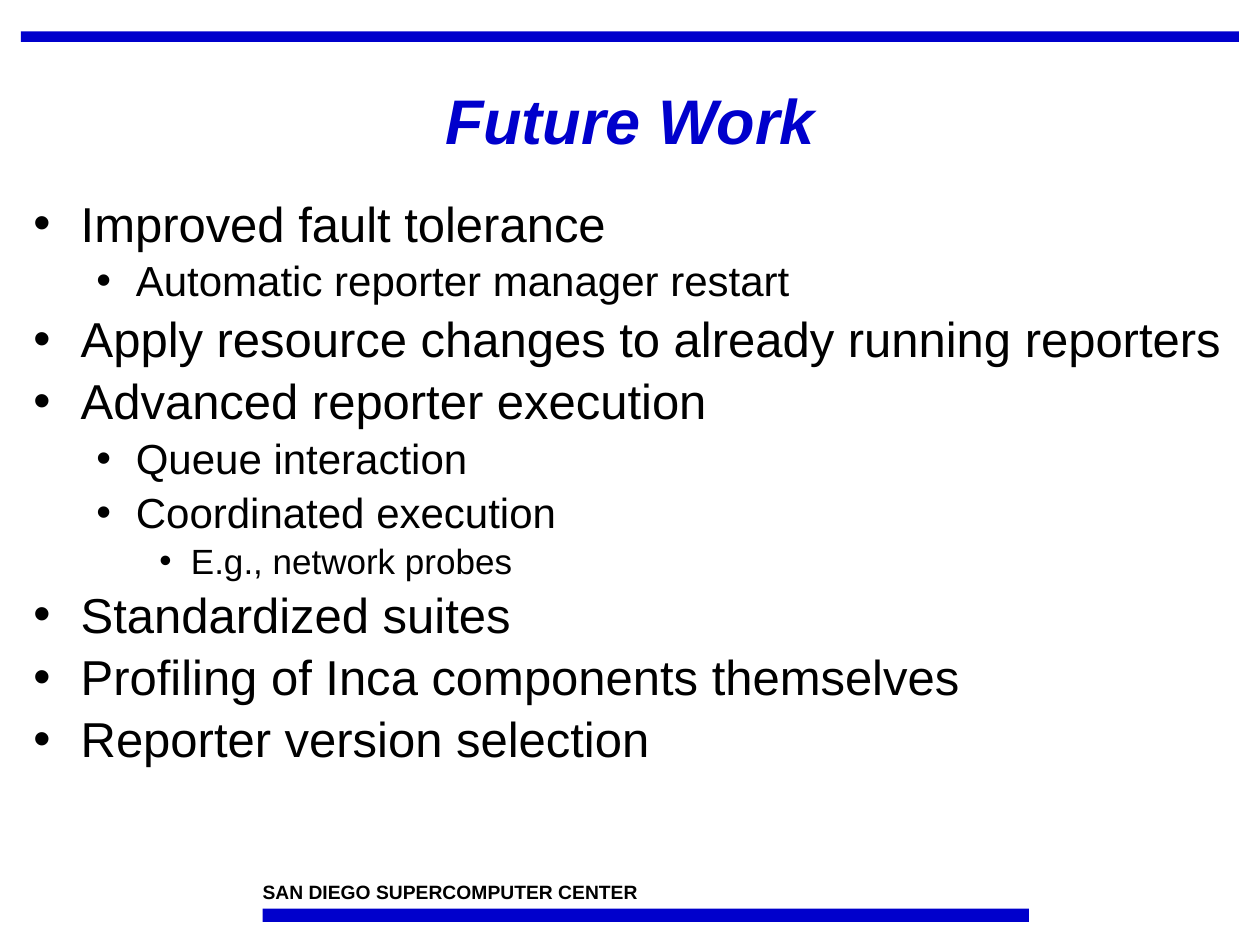
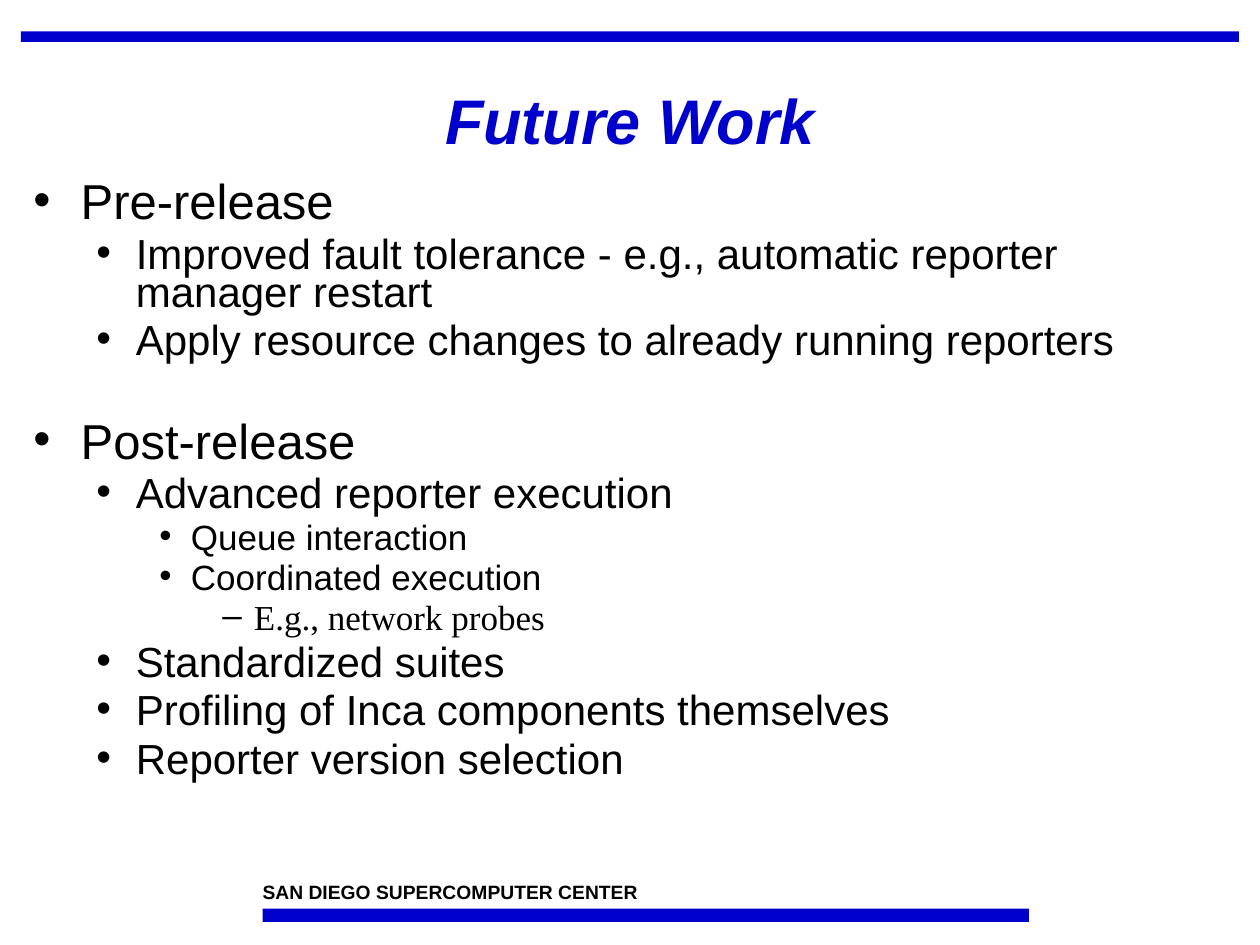
Before and after one commit to IncaProject/inca-xsede, a slide deck: slide 24 of talks/feb-06-workshop/control.ppt (slide 22 before the commit). Drawn at 1260x945 pixels with LibreOffice and Linux fonts; fonts in the diff are those of the drawing; background and template pictures are left out. Boxes give left, top, right and bottom in pixels: in the first picture for what was removed or moved away, otherwise in the second. Text is boxed around its words. In the diff, an @@ line names an element or a change of style, - is before the commit and + after.

```diff
--- a/talks/feb-06-workshop/control.ppt
+++ b/talks/feb-06-workshop/control.ppt
@@ text "Pre-release": place and size @@
-text "Pre-release" at [81, 206, 1221, 768]
+text "Pre-release" at [81, 183, 1114, 782]
@@ text at [81, 183, 1058, 315]: text changed @@
-• Improved fault tolerance
-  • Automatic reporter manager restart
+• Pre-release
+  • Improved fault tolerance - e.g., automatic reporter manager restart
@@ text at [136, 324, 1114, 782]: size 28 to 24 pt in "Apply resource changes to already running reporters", "Advanced reporter execution", "Standardized suites", "Profiling of Inca components themselves" and 1 more places; size 24 to 20 pt in "Queue interaction", "Coordinated execution"; font Arial to Times New Roman in "E.g., network probes"; list level 1 to 2 in "Apply resource changes to already ..."; line spacing 0.85 to 0.75; list level 1 to 2 in "Advanced reporter execution"; list level 2 to 3 in "Queue interaction"; list level 2 to 3 in "Coordinated execution"; bullet • to –; list level 3 to 4 in "E.g., network probes"; list level 1 to 2 in "Standardized suites"; list level 1 to 2 in "Profiling of Inca components themselves"; list level 1 to 2 in "Reporter version selection" @@
@@ text at [81, 423, 356, 460]: paragraph added @@
+• Post-release
```
Also in this commit, not shown: 12 other slides changed, 11 slides added, 9 slides removed.
